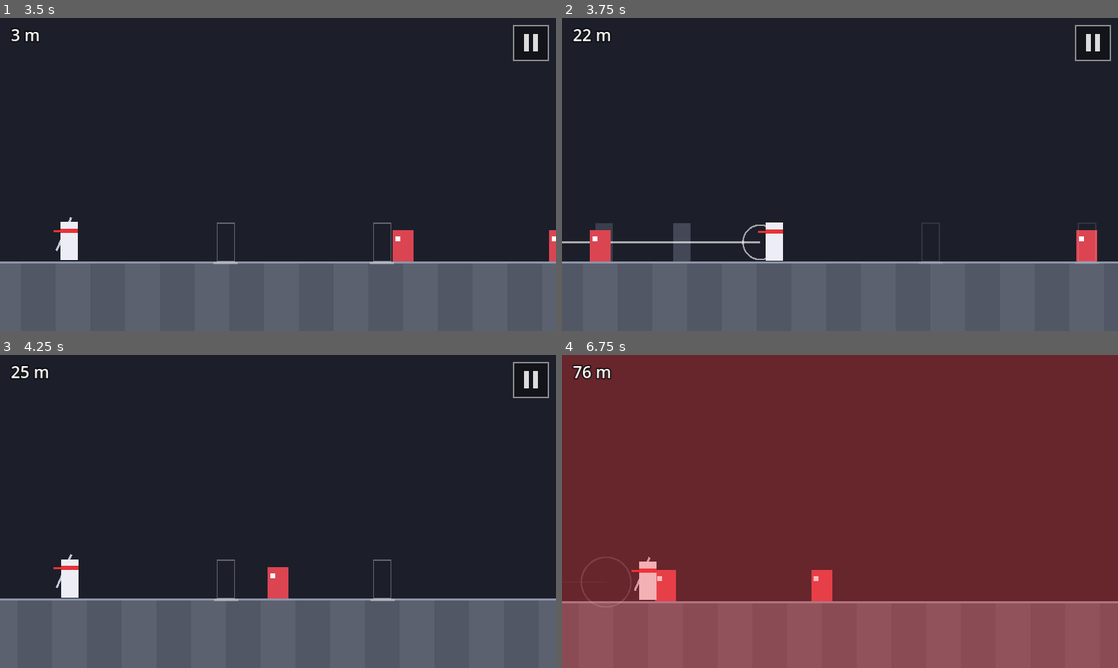
Above: before the commit, frames 1-4 (two rows, left to right).
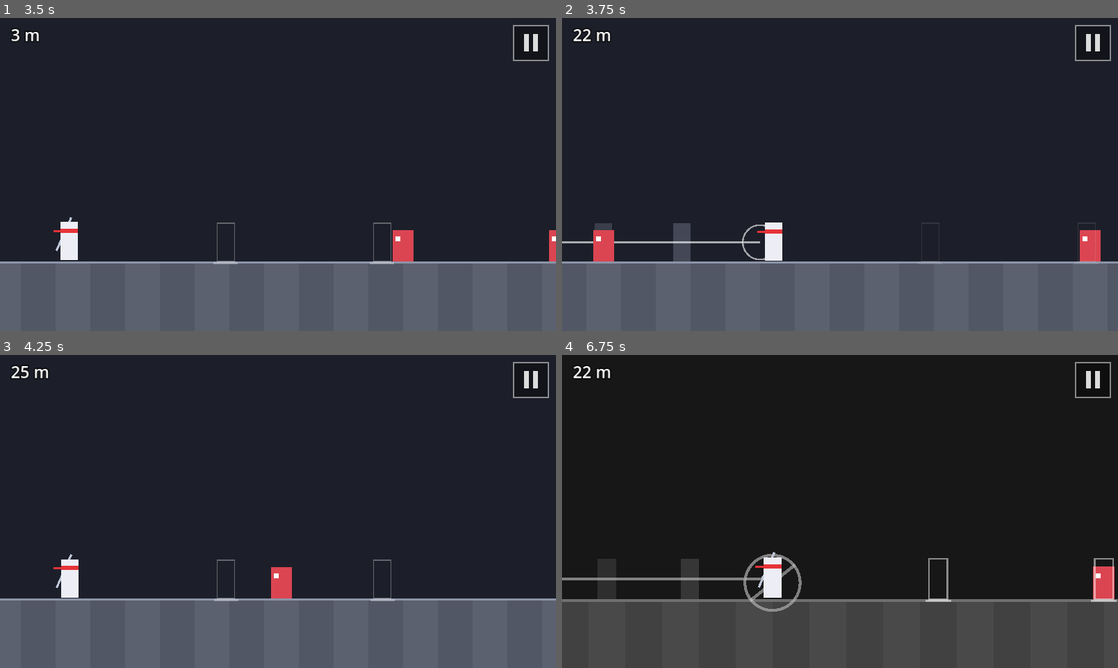
Above: after the commit, the same moments.

Repository: fredsbreads/game-off
Game: Godot game, scene res://scenes/main.tscn
The game is run twice, just before and just after one commit, with the same random seed, the same clock (stepped at 60 frames per second) and the same inputs.
Inputs (mouse positions are in pixels of both pictures, inside the frame that each line leads up to):
- Up to frame 1 (3.5 s): tap Enter at 0.5, 2, 2.75 s; move the mouse to (400, 158) at 0.52 s; hold K (tp_long) 0.53-1.28 s; click (400, 158) at 0.67 s; move the mouse to (166, 190) at 1.27 s; tap J (tp_short) at 1.35, 2.85 s; click (166, 190) at 1.42 s; move the mouse to (333, 105) at 2.02 s; hold K (tp_long) 2.03-2.78 s; click (333, 105) at 2.17 s; move the mouse to (250, 237) at 2.77 s; click (250, 237) at 2.92 s
- Up to frame 2 (3.75 s): move the mouse to (1006, 221) at 3.52 s; hold K (tp_long) from 3.53 s (still down); click (1006, 221) at 3.67 s
- Up to frame 3 (4.25 s): keep holding K (tp_long)
- Up to frame 4 (6.75 s): move the mouse to (673, 464) at 4.27 s; release K (tp_long) at 4.28 s; tap J (tp_short) at 4.35, 5.85 s; click (673, 464) at 4.42 s; move the mouse to (867, 511) at 5.02 s; hold K (tp_long) 5.03-5.78 s; click (867, 511) at 5.17 s; tap Enter at 5.75 s; move the mouse to (756, 433) at 5.77 s; click (756, 433) at 5.92 s; move the mouse to (962, 495) at 6.52 s; hold K (tp_long) from 6.53 s (still down); click (962, 495) at 6.67 s

Frame 1 is identical in both runs. In frame 2, 0.3% of the frame differs, in the area x 5-97%, y 65-78%; in frame 3, 0.1%; in frame 4, 100%, in the area x 0-100%, y 0-100%.

Commit message:
Don't run on the kill frame, so markers line up exactly with the next enemy

Diff:
--- a/scripts/chunk_solver.gd
+++ b/scripts/chunk_solver.gd
@@ -5,7 +5,7 @@
 ##
 ## It mirrors main.gd's per-frame order exactly:
 ##   1. optional teleport (only if cooldown is 0), resolve the landing
-##      (a kill snaps you exactly onto that enemy)
+##      (a kill snaps you exactly onto that enemy and ends the frame there)
 ##   2. run forward one frame
 ##   3. check hazards and enemy collisions
 ##   4. tick the cooldown down
@@ -93,6 +93,8 @@
 		elif Rules.is_hazard(tiles[int(x)]):
 			return []
 		cooldown = 0 if killed else Rules.cooldown_frames(float(speed_fn.call(x)))
+		if killed:
+			return [x, 0, mask]   # a kill frame doesn't run: you stay on the enemy
 
 	x += float(speed_fn.call(x)) / Rules.PHYSICS_FPS
 	if x < size:
--- a/scripts/main.gd
+++ b/scripts/main.gd
@@ -219,6 +219,8 @@
 		_teleport(jump)
 		if state != State.PLAYING:
 			return
+		if _hitstop > 0.0:
+			return   # killed: stay exactly on the enemy, so the markers line up
 
 	# 2. run
 	player.x += Rules.RUN_SPEED / Rules.PHYSICS_FPS
